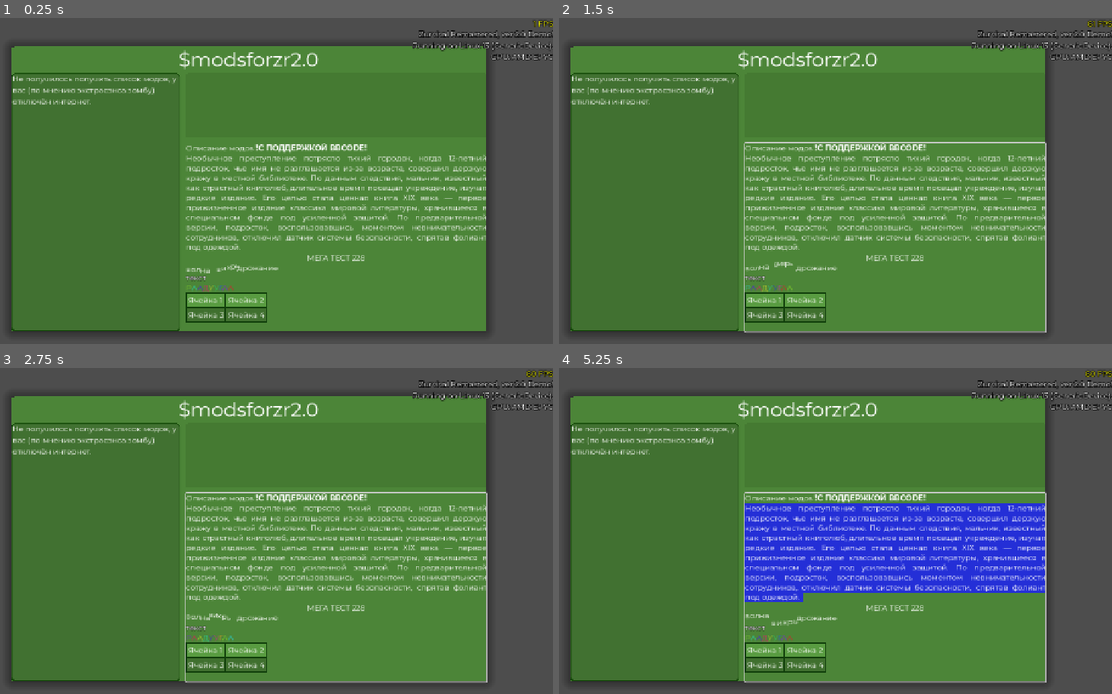
Above: before the commit, frames 1-4 (two rows, left to right).
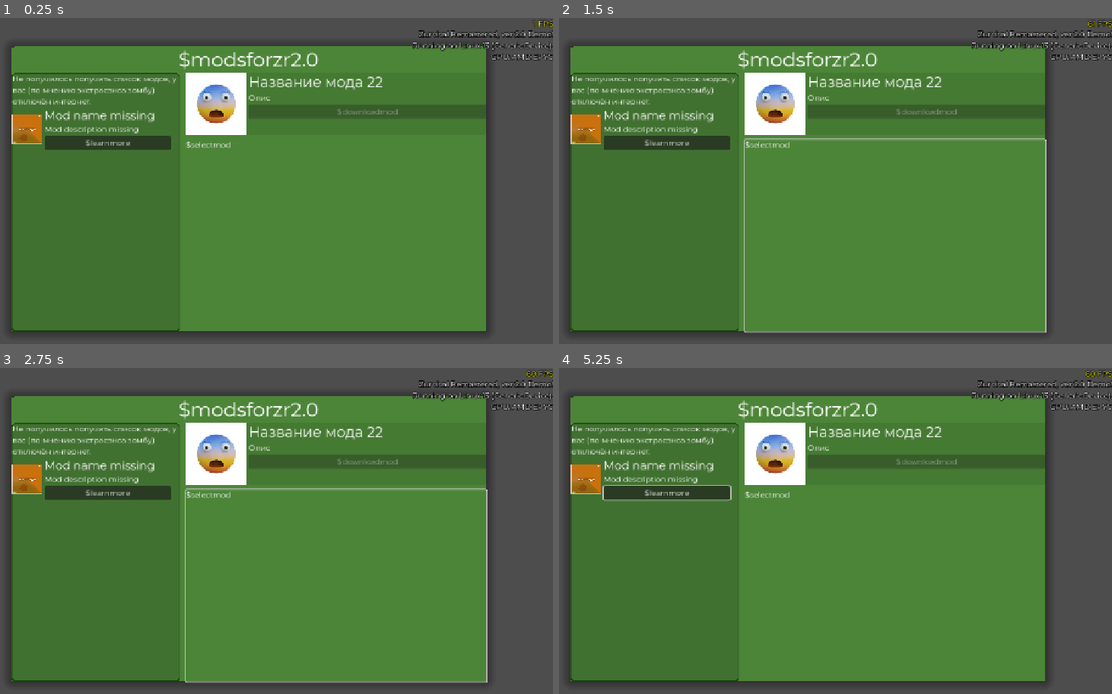
Above: after the commit, the same moments.

Repository: klodskateam/zurvival-remastered
Game: Godot game, scene res://modsinternet.tscn
Two runs of this game, one before a commit and one after it. Both use one fixed random seed, a clock stepped at 60 frames per second and the inputs below. This scene is started directly instead of the project's main scene.
Inputs (mouse positions are in pixels of both pictures, inside the frame that each line leads up to):
- Up to frame 1 (0.25 s): no input
- Up to frame 2 (1.5 s): click (664, 141) at 0.5 s, where only the run after the commit has a clickable "$learnmore"; move the mouse to (940, 171) at 1.27 s; hold D (right) from 1.28 s (still down); hold Shift (run) from 1.28 s (still down); click (940, 171) at 1.42 s
- Up to frame 3 (2.75 s): release D (right) at 2 s; release Shift (run) at 2 s; drag from (127, 557) to (215, 605) at 2.02 s
- Up to frame 4 (5.25 s): move the mouse to (868, 462) at 2.77 s; hold D (right) 2.78-3.5 s; hold Shift (run) 2.78-3.5 s; tap Enter at 3.5 s; drag from (774, 605) to (625, 488) at 3.52 s; tap Space (reload) at 4.25, 4.9 s; move the mouse to (990, 589) at 4.27 s; hold A (left) 4.28-5 s; hold Shift (run) 4.28-5 s; drag from (625, 488) to (713, 452) at 5.02 s

The runs differ from the first frame. In frame 1, 12% of the frame differs, in the area x 2-88%, y 16-94%; in frame 2, 12%; in frame 3, 12%; in frame 4, 23%, in the area x 2-89%, y 16-97%.
Error after the commit: Invalid access to property or key 'data' on a base object of type 'Nil'. (res://modsinternet.gd:98)

Commit message:
Загрузка модов, нужна доработка

Diff:
--- a/mod_item_internet.gd
+++ b/mod_item_internet.gd
@@ -3,7 +3,7 @@
 var IMG = preload("res://image_not_found.png")
 var NAME = tr("$modnameerror")
 var DESC = tr("$moddescerror")
-var URL
+var MOD_ID
 @onready var icon: TextureRect = $icon
 
 # Called when the node enters the scene tree for the first time.
@@ -12,8 +12,6 @@
 	$VBoxContainer/name.text = NAME
 	$VBoxContainer/desc.text = DESC
 
-	if URL == null:
-		$VBoxContainer/Button.queue_free()
 
 
 # Called every frame. 'delta' is the elapsed time since the previous frame.
@@ -22,4 +20,4 @@
 
 
 func _on_button_pressed() -> void:
-	ErrorManager.openurl(URL)
+	$"../../../../..".load_mod_info(MOD_ID)
--- a/modsinternet.gd
+++ b/modsinternet.gd
@@ -5,6 +5,11 @@
 
 var API_URL = "http://kteam.veliona.no/_game_services/zr2.0/mods/api/getmods.php"
 const MOD_ITEM_INTERNET = preload("res://mod_item_internet.tscn")
+const LOAD_IMG = preload("res://Resources/loading_img.png")
+const MOD_IMG_ERROR = preload("res://image_not_found.png")
+
+var mod_idid = 0
+var mods_info
 
 # Called when the node enters the scene tree for the first time.
 func _ready() -> void:
@@ -18,13 +23,19 @@
 
 func _on_http_request_request_completed(result: int, response_code: int, headers: PackedStringArray, body: PackedByteArray) -> void:
 	if response_code == 200:
-		var mods_info = JSON.parse_string(body.get_string_from_utf8())
+		mods_info = JSON.parse_string(body.get_string_from_utf8())
 		$Panel/HSplitContainer/ScrollContainer/VBoxContainer/Label.queue_free()
+
 		for mod in mods_info["data"]:
 			var new_mod_item = MOD_ITEM_INTERNET.instantiate()
+			new_mod_item.IMG = LOAD_IMG
 			new_mod_item.NAME = mod["name"]
 			new_mod_item.DESC = mod["description"]
-			load_image(mod["icon"], new_mod_item)
+			new_mod_item.MOD_ID = mod_idid
+			mod_idid += 1
+
+
+			load_image(mod["icon"], new_mod_item, "moditem")
 
 
 			$Panel/HSplitContainer/ScrollContainer/VBoxContainer.add_child(new_mod_item)
@@ -36,22 +47,31 @@
 
 
 
-func load_image(url: String, target_node: Node) -> void:
+func load_image(url: String, target_node: Node, type: String) -> void:
 	var http_request = HTTPRequest.new()
 	add_child(http_request)
-	http_request.request_completed.connect(_on_image_loaded.bind(http_request, target_node))
+	http_request.request_completed.connect(_on_image_loaded.bind(http_request, target_node, type))
+
 	http_request.request(url)
 
-func _on_image_loaded(result, code, headers, body, request, target_node):
+func _on_image_loaded(result, code, headers, body, request, target_node, type):
 	if result == HTTPRequest.RESULT_SUCCESS:
 		var image = Image.new()
 		var error = image.load_png_from_buffer(body)
 
 		if error == OK:
 			var texture = ImageTexture.create_from_image(image)
-			target_node.icon.texture = texture
+			if type == "moditem":
+				target_node.icon.texture = texture
+			elif type == "modinfo":
+				target_node.texture = texture
 			print(image)
 			print(target_node)
+		else:
+			if type == "moditem":
+				target_node.icon.texture = MOD_IMG_ERROR
+			elif type == "modinfo":
+				target_node.texture = MOD_IMG_ERROR
 
 	request.queue_free()
 
@@ -62,3 +82,81 @@
 func download(url : String, target : String):
 	var download_file = target
 	$HTTPRequest2.request(url)
+
+func load_mod_info(id):
+
+	mod_idid = id
+	#$Panel/HSplitContainer/VSplitContainer/RichTextLabel.text = "\n\n\n[center][tornado]%s[/tornado][/center]" % tr("$loading")
+	#
+	#http_info.request_completed.connect(dl_mod_info_complete.bind(http_info))
+	#http_info.request(API_URL)
+
+	dl_mod_info_complete(1, 1, 1, 1, 1) #костыли😨
+
+func dl_mod_info_complete(result, code, headers, body, request):
+
+	for mod in mods_info["data"].size():
+		if mod == mod_idid:
+			$Panel/HSplitContainer/VSplitContainer/RichTextLabel.text = mods_info["data"][mod]["full_description"]
+
+			$Panel/HSplitContainer/VSplitContainer/Panel/HBoxContainer/VBoxContainer/modname.text = mods_info["data"][mod]["name"]
+			$Panel/HSplitContainer/VSplitContainer/Panel/HBoxContainer/VBoxContainer/moddesc.text = mods_info["data"][mod]["description"]
+
+			$Panel/HSplitContainer/VSplitContainer/Panel/HBoxContainer/TextureRect.texture = LOAD_IMG
+			load_image(mods_info["data"][mod]["icon"], $Panel/HSplitContainer/VSplitContainer/Panel/HBoxContainer/TextureRect, "modinfo")
+			$Panel/HSplitContainer/VSplitContainer/Panel/HBoxContainer/VBoxContainer/dl_btn.disabled = false
+
+func _on_rich_text_label_meta_clicked(meta: Variant) -> void:
+	OS.shell_open(str(meta))
+
+
+func _on_dl_btn_pressed() -> void:
+	for mod in mods_info["data"].size():
+		if mod == mod_idid:
+			$mod_dl.request(mods_info["data"][mod]["file"])
+
+			print("Начало загрузки...")
+
+
+
+
+func _on_mod_dl_request_completed(result: int, response_code: int, headers: PackedStringArray, body: PackedByteArray) -> void:
+	var modname = str(randi_range(100, 1000000))
+
+	if response_code != 200:
+		pass
+	else:
+		print("Успешно загружено, попытка сохранить...")
+		var file = FileAccess.open("user://mods/temp/temp" + modname + ".zip", FileAccess.WRITE)
+		var dir = DirAccess.open("user://mods")
+		print("Проверка существования папок, создание...")
+		if !dir.dir_exists("user://mods"):
+			dir.make_dir("user://mods")
+		if !dir.make_dir("user://mods/temp"):
+			dir.make_dir("user://mods/temp")
+		print("Попытка сохранить 2...")
+		file.store_buffer(body)
+		file.close()
+		print("Сохранено! Попытка распаковать...")
+
+		var reader = ZIPReader.new()
+		reader.open("user://mods/temp/temp" + modname + ".zip")
+
+		# украдено с документации потому-что я неуч😎😎😎
+		var root_dir = DirAccess.open("user://mods/")
+
+		var files = reader.get_files()
+		for file_path in files:
+			# If the current entry is a directory.
+			if file_path.ends_with("/"):
+				root_dir.make_dir_recursive(file_path)
+				continue
+
+			# Write file contents, creating folders automatically when needed.
+			# Not all ZIP archives are strictly ordered, so we need to do this in case
+			# the file entry comes before the folder entry.
+			root_dir.make_dir_recursive(root_dir.get_current_dir().path_join(file_path).get_base_dir())
+			var filee = FileAccess.open(root_dir.get_current_dir().path_join(file_path), FileAccess.WRITE)
+			var buffer = reader.read_file(file_path)
+			filee.store_buffer(buffer)
+		dir.remove("user://mods/temp/temp" + modname + ".zip")
--- a/modsinternet.tscn
+++ b/modsinternet.tscn
@@ -1,7 +1,9 @@
-[gd_scene load_steps=5 format=3 uid="uid://k2logs20d545"]
+[gd_scene load_steps=8 format=3 uid="uid://k2logs20d545"]
 
 [ext_resource type="Theme" uid="uid://d2wr8qi0mdxxq" path="res://ui.tres" id="1_teobh"]
 [ext_resource type="Script" uid="uid://bk278j3u3ei21" path="res://modsinternet.gd" id="2_io5ma"]
+[ext_resource type="PackedScene" uid="uid://casxtl5gm7da3" path="res://mod_item_internet.tscn" id="3_io5ma"]
+[ext_resource type="Texture2D" uid="uid://bqmmq22i5svdr" path="res://_IMPORTANT_IMAGE_DONT_DELETE_INACHE_PISEC!!.jpg" id="4_4f321"]
 
 [sub_resource type="LabelSettings" id="LabelSettings_yn577"]
 font_size = 41
@@ -13,6 +15,9 @@
 corner_radius_bottom_right = 5
 corner_radius_bottom_left = 5
 anti_aliasing = false
+
+[sub_resource type="LabelSettings" id="LabelSettings_ye50u"]
+font_size = 30
 
 [node name="mods" type="Control"]
 layout_mode = 3
@@ -73,32 +78,60 @@
 text = "$loading"
 autowrap_mode = 2
 
+[node name="modIteminternet" parent="Panel/HSplitContainer/ScrollContainer/VBoxContainer" instance=ExtResource("3_io5ma")]
+layout_mode = 2
+
 [node name="VSplitContainer" type="VSplitContainer" parent="Panel/HSplitContainer"]
 layout_mode = 2
-split_offset = 135
+split_offset = 128
 
 [node name="Panel" type="Panel" parent="Panel/HSplitContainer/VSplitContainer"]
 layout_mode = 2
 theme_override_styles/panel = SubResource("StyleBoxFlat_teobh")
+
+[node name="HBoxContainer" type="HBoxContainer" parent="Panel/HSplitContainer/VSplitContainer/Panel"]
+layout_mode = 1
+anchors_preset = 15
+anchor_right = 1.0
+anchor_bottom = 1.0
+grow_horizontal = 2
+grow_vertical = 2
+
+[node name="TextureRect" type="TextureRect" parent="Panel/HSplitContainer/VSplitContainer/Panel/HBoxContainer"]
+custom_minimum_size = Vector2(128, 128)
+layout_mode = 2
+texture = ExtResource("4_4f321")
+expand_mode = 1
+stretch_mode = 5
+
+[node name="VBoxContainer" type="VBoxContainer" parent="Panel/HSplitContainer/VSplitContainer/Panel/HBoxContainer"]
+layout_mode = 2
+size_flags_horizontal = 3
+
+[node name="modname" type="Label" parent="Panel/HSplitContainer/VSplitContainer/Panel/HBoxContainer/VBoxContainer"]
+layout_mode = 2
+text = "Название мода 22"
+label_settings = SubResource("LabelSettings_ye50u")
+vertical_alignment = 1
+autowrap_mode = 3
+
+[node name="moddesc" type="Label" parent="Panel/HSplitContainer/VSplitContainer/Panel/HBoxContainer/VBoxContainer"]
+layout_mode = 2
+text = "Опис"
+vertical_alignment = 1
+autowrap_mode = 3
+
+[node name="dl_btn" type="Button" parent="Panel/HSplitContainer/VSplitContainer/Panel/HBoxContainer/VBoxContainer"]
+layout_mode = 2
+disabled = true
+text = "$downloadmod"
 
 [node name="RichTextLabel" type="RichTextLabel" parent="Panel/HSplitContainer/VSplitContainer"]
 layout_mode = 2
 size_flags_stretch_ratio = 0.86
 focus_mode = 2
 bbcode_enabled = true
-text = "Описание модов [b]!С ПОДДЕРЖКОЙ BBCODE![/b]
-[fill]Необычное преступление потрясло тихий городок, когда 12-летний подросток, чье имя не разглашается из-за возраста, совершил дерзкую кражу в местной библиотеке. По данным следствия, мальчик, известный как страстный книголюб, длительное время посещал учреждение, изучая редкие издания. Его целью стала ценная книга XIX века — первое прижизненное издание классика мировой литературы, хранившееся в специальном фонде под усиленной защитой. По предварительной версии, подросток, воспользовавшись моментом невнимательности сотрудников, отключил датчик системы безопасности, спрятав фолиант под одеждой.  [/fill]
-[center]МЕГА ТЕСТ 228[/center]
-[wave amp=50 freq=2]волна[/wave] [tornado]вихрь[/tornado] [shake rate=10 level=5]дрожание[/shake]
-[outline_size=2]текст[/outline_size]
-[rainbow freq=1.0 sat=0.8 val=0.8 speed=1.0]РААДУУГАА[/rainbow]
-[table=2]
-[cell]Ячейка 1[/cell]
-[cell]Ячейка 2[/cell]
-[cell]Ячейка 3[/cell]
-[cell]Ячейка 4[/cell]
-[/table]
-"
+text = "$selectmod"
 context_menu_enabled = true
 selection_enabled = true
 
@@ -107,4 +140,9 @@
 
 [node name="HTTPRequest2" type="HTTPRequest" parent="."]
 
+[node name="mod_dl" type="HTTPRequest" parent="."]
+
+[connection signal="pressed" from="Panel/HSplitContainer/VSplitContainer/Panel/HBoxContainer/VBoxContainer/dl_btn" to="." method="_on_dl_btn_pressed"]
+[connection signal="meta_clicked" from="Panel/HSplitContainer/VSplitContainer/RichTextLabel" to="." method="_on_rich_text_label_meta_clicked"]
 [connection signal="request_completed" from="HTTPRequest" to="." method="_on_http_request_request_completed"]
+[connection signal="request_completed" from="mod_dl" to="." method="_on_mod_dl_request_completed"]
Binary file added: Resources/loading_img.png
Not shown, added: Resources/loading_img.png.import
Not shown: 1 places in game.tscn that only renumber resources
